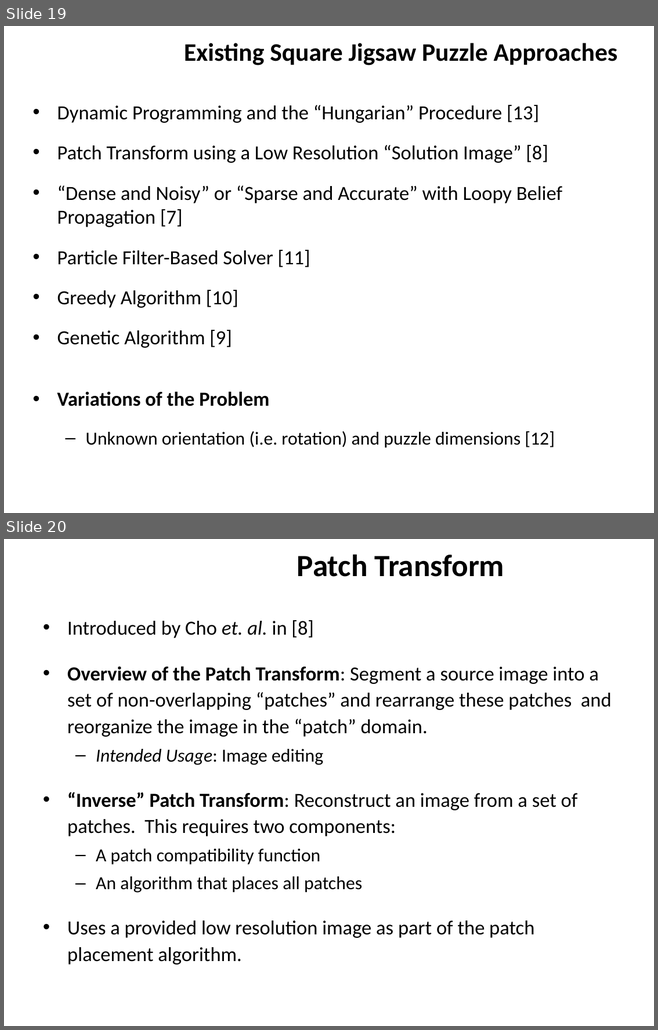
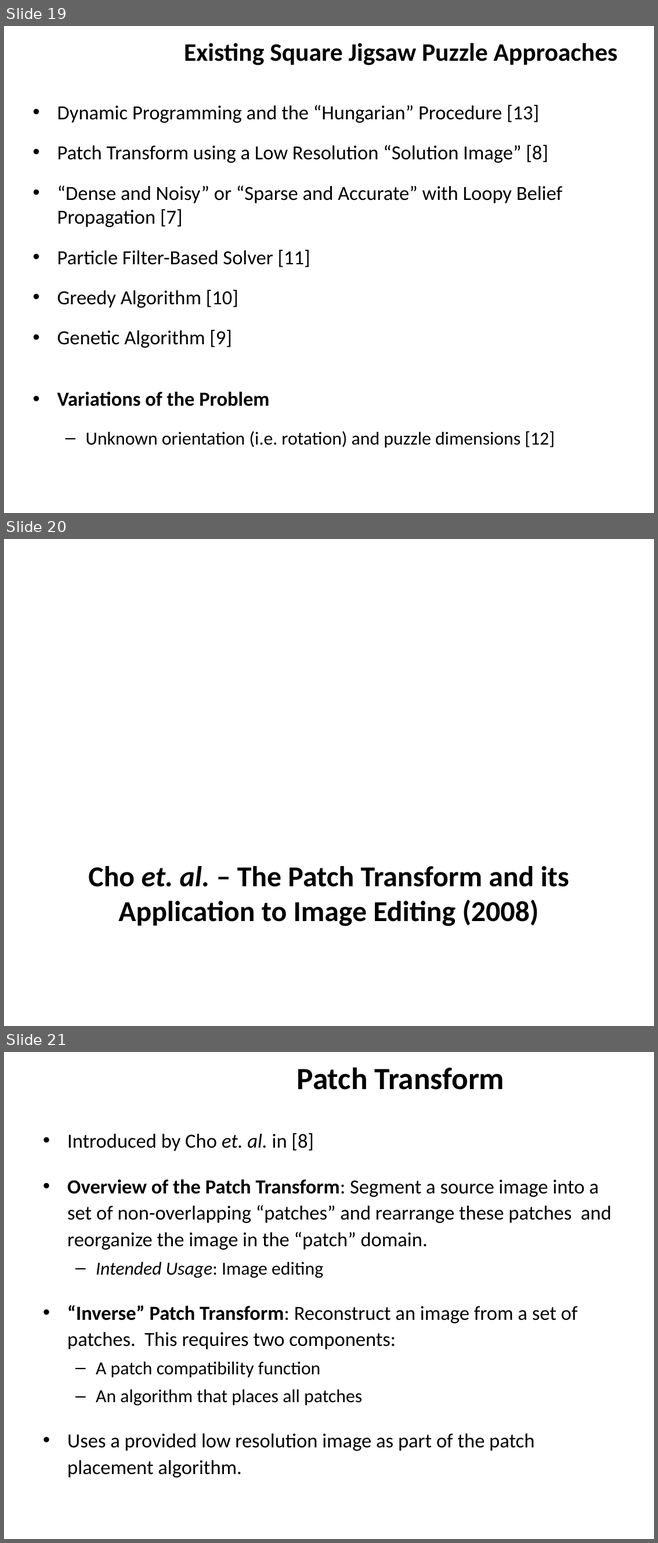
Before and after one commit to ZaydH/sjsu_thesis, a slide deck: Papers/Zayd_Hammoudeh_-_Square_Jigsaw_Puzzle_Problem_Literature_Review.pptx. Shown one above the other, each under a label of ours: slides 19 and 20 before the commit, slides 19, 20 and 21 after it. The pictures are 658x1030 and 658x1543 pixels, drawn with LibreOffice and Linux fonts; fonts in the diff are those of the drawing; background and template pictures are left out. Boxes give left, top, right and bottom in pixels: in the first picture for what was removed or moved away, otherwise in the second. Text is boxed around its words. In the diff, an @@ line names an element or a change of style, - is before the commit and + after.

```diff
--- a/Papers/Zayd_Hammoudeh_-_Square_Jigsaw_Puzzle_Problem_Literature_Review.pptx
+++ b/Papers/Zayd_Hammoudeh_-_Square_Jigsaw_Puzzle_Problem_Literature_Review.pptx
@@ slide 20 added at (4, 539, 654, 1026), background picture (left out) @@
@@ title added at (88, 866, 569, 926), 32 pt, text #000000, bold @@
+Cho et. al. – The Patch Transform and its Application to Image Editing (2008)
@@ what was slide 20 is now slide 21 @@
```
Also in this commit, not shown: 1 slide changed, 13 other slides added, 1 slide removed, 1 other file.
